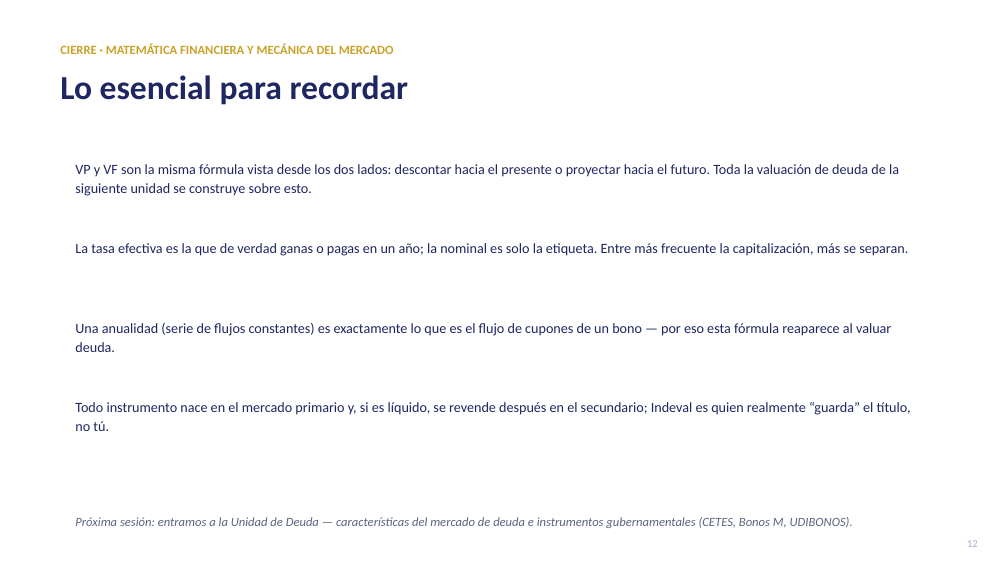
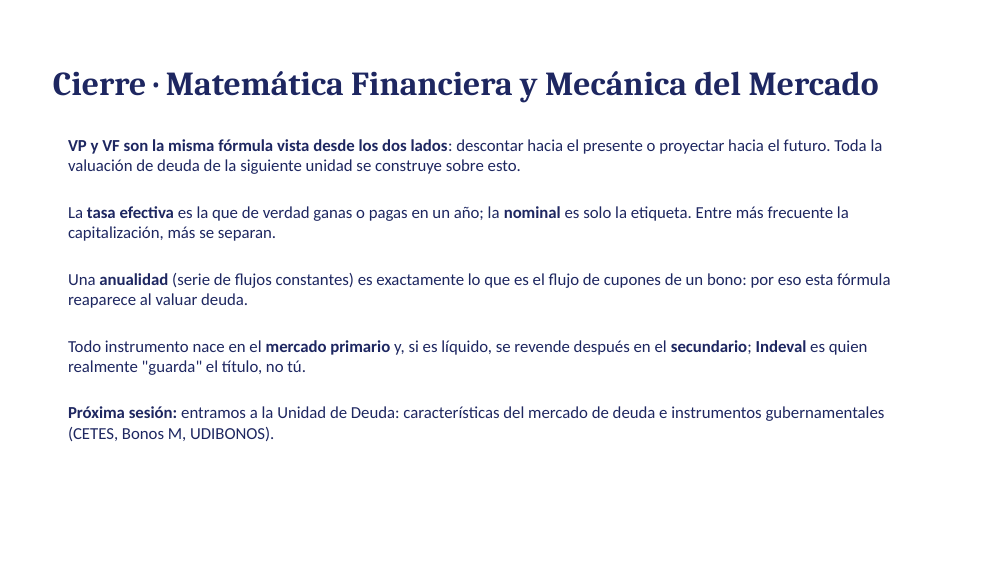
Before and after one commit to LoMarrujo/notes_mercados_dc, a slide deck: slide 11 of notas_unidades/unidad1/5_matematica_financiera_mecanica_mercado.pptx (slide 12 before the commit). Drawn at 1008x567 pixels with LibreOffice and Linux fonts; fonts in the diff are those of the drawing. Boxes give left, top, right and bottom in pixels: in the first picture for what was removed or moved away, otherwise in the second. Text is boxed around its words. In the diff, an @@ line names an element or a change of style, - is before the commit and + after.

```diff
--- a/notas_unidades/unidad1/5_matematica_financiera_mecanica_mercado.pptx
+++ b/notas_unidades/unidad1/5_matematica_financiera_mecanica_mercado.pptx
@@ text at <box>53,71,879,103</box>: text changed; size 12 to 32 pt; font Calibri to Cambria; text colour #C9A227 to #1E2761 @@
-CIERRE · MATEMÁTICA FINANCIERA Y MECÁNICA DEL MERCADO
+Cierre · Matemática Financiera y Mecánica del Mercado
@@ text removed at <box>60,75,409,105</box> @@
-Lo esencial para recordar
@@ text "VP y VF son la ...": place and size @@
-text "VP y VF son la ..." at <box>75,164,899,196</box>
+text "VP y VF son la ..." at <box>68,139,883,174</box>
@@ text "VP y VF son la ..." at <box>68,139,883,174</box>: size 13.5 to 16 pt; bold on in "VP y VF son la misma fórmula ..."; line spacing 1.1 to 1 @@
@@ text "La tasa efectiva es la ...": place and size @@
-text "La tasa efectiva es la ..." at <box>75,243,908,256</box>
+text "La tasa efectiva es la ..." at <box>68,206,849,241</box>
@@ text "La tasa efectiva es la ..." at <box>68,206,849,241</box>: size 13.5 to 16 pt; bold on in "tasa efectiva nominal"; line spacing 1.1 to 1 @@
@@ text at <box>68,273,890,308</box>: text changed; size 13.5 to 16 pt @@
-Una anualidad (serie de flujos constantes) es exactamente lo que es el flujo de cupones de un bono — por eso esta fórmula reaparece al valuar deuda.
+Una anualidad (serie de flujos constantes) es exactamente lo que es el flujo de cupones de un bono: por eso esta fórmula reaparece al valuar deuda.
@@ text at <box>68,340,868,375</box>: text changed; size 13.5 to 16 pt @@
-Todo instrumento nace en el mercado primario y, si es líquido, se revende después en el secundario; Indeval es quien realmente “guarda” el título, no tú.
+Todo instrumento nace en el mercado primario y, si es líquido, se revende después en el secundario; Indeval es quien realmente "guarda" el título, no tú.
@@ text at <box>68,406,885,441</box>: text changed; size 12 to 16 pt; text colour #5B6482 to #1E2761; italic off @@
-Próxima sesión: entramos a la Unidad de Deuda — características del mercado de deuda e instrumentos gubernamentales (CETES, Bonos M, UDIBONOS).
+Próxima sesión: entramos a la Unidad de Deuda: características del mercado de deuda e instrumentos gubernamentales (CETES, Bonos M, UDIBONOS).
@@ text removed at <box>967,540,978,547</box> @@
-12
```
Also in this commit, not shown: 11 other slides changed, 12 other files.
